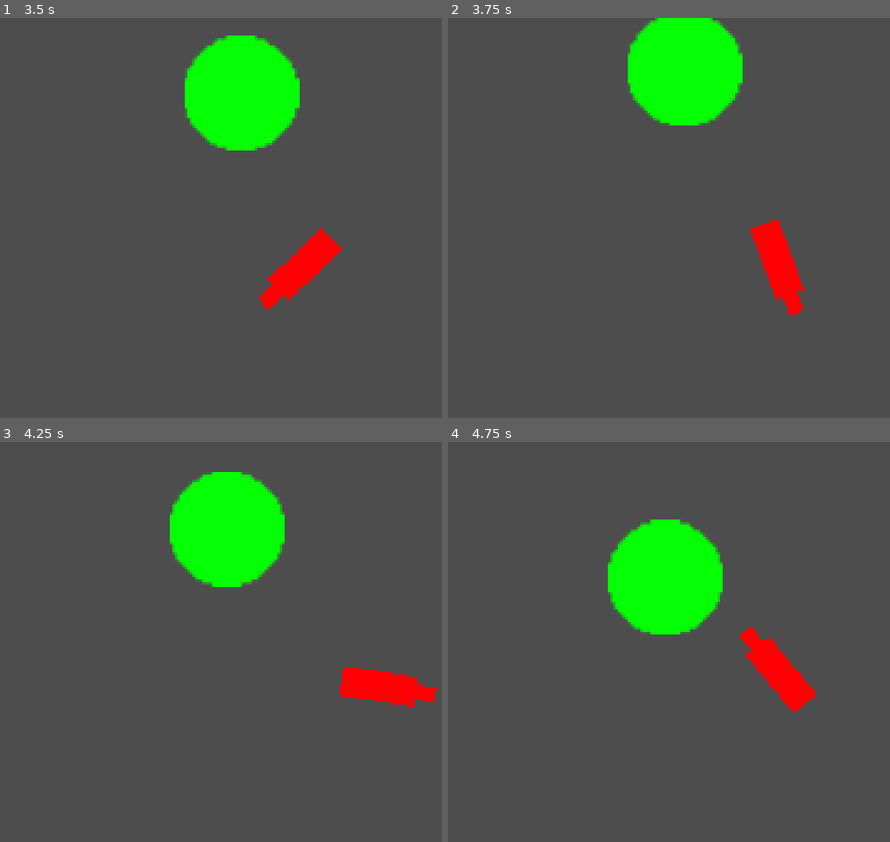
Above: before the commit, frames 1-4 (two rows, left to right).
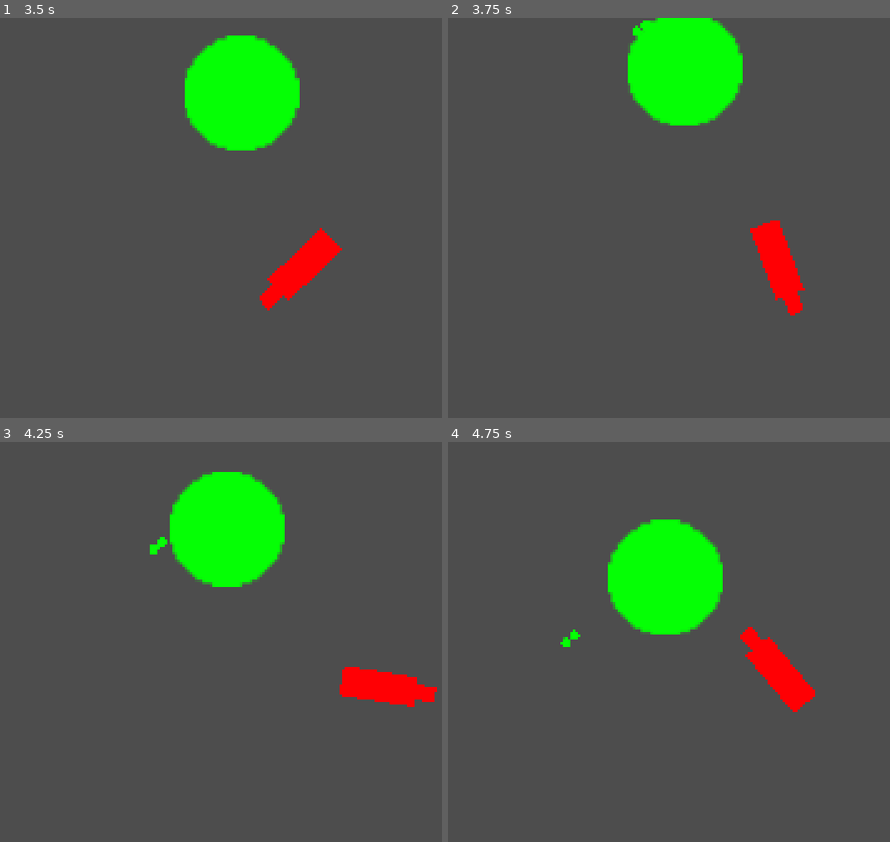
Above: after the commit, the same moments.

Repository: bryan-barreto/clonq-microjam-2k26
Game: Godot game, scene res://scenes/main.tscn
The game is run twice, just before and just after one commit, with the same random seed, the same clock (stepped at 60 frames per second) and the same inputs. This scene is started directly instead of the project's main scene.
Inputs (mouse positions are in pixels of both pictures, inside the frame that each line leads up to):
- Up to frame 1 (3.5 s): move the mouse to (433, 198) at 0.52 s; press the mouse at (433, 198) at 0.53 s; move the mouse to (181, 238) at 1.27 s; release the mouse at (181, 238) at 1.28 s; right-click (181, 238) at 1.35 s; move the mouse to (358, 130) at 2.02 s; press the mouse at (358, 130) at 2.03 s; move the mouse to (269, 298) at 2.77 s; release the mouse at (269, 298) at 2.78 s; right-click (269, 298) at 2.85 s
- Up to frame 2 (3.75 s): move the mouse to (outside the picture) at 3.52 s; press the mouse at (outside the picture) at 3.53 s
- Up to frame 3 (4.25 s): no input
- Up to frame 4 (4.75 s): move the mouse to (567, 582) at 4.27 s; release the mouse at (567, 582) at 4.28 s; right-click (567, 582) at 4.35 s

Frame 1 is identical in both runs. In frame 2, less than 0.1% of the frame differs, in the area x 41-46%, y 0-5%; in frame 3, less than 0.1%, in the area x 33-38%, y 23-29%; in frame 4, less than 0.1%.

Commit message:
meteors spawn and die

Diff:
--- /dev/null
+++ b/godot-project/prefab/mini_meteor.tscn
@@ -0,0 +1,81 @@
+[gd_scene format=3 uid="uid://drs0h6web0g25"]
+
+[ext_resource type="Script" uid="uid://dcwqbgu3wdqck" path="res://src/mini_meteor.gd" id="1_0vngn"]
+[ext_resource type="Texture2D" uid="uid://cga0otyo3iry3" path="res://assets/ball.png" id="2_anfu0"]
+
+[sub_resource type="PhysicsMaterial" id="PhysicsMaterial_ixwhy"]
+friction = 0.0
+bounce = 1.0
+
+[sub_resource type="CircleShape2D" id="CircleShape2D_85g3d"]
+radius = 2.0
+
+[sub_resource type="Animation" id="Animation_ixwhy"]
+resource_name = "1st"
+length = 6.0
+step = 1.0
+tracks/0/type = "value"
+tracks/0/imported = false
+tracks/0/enabled = true
+tracks/0/path = NodePath("Sprite2D:modulate")
+tracks/0/interp = 1
+tracks/0/loop_wrap = true
+tracks/0/keys = {
+"times": PackedFloat32Array(0, 5, 6),
+"transitions": PackedFloat32Array(1, 1, 1),
+"update": 0,
+"values": [Color(1, 1, 1, 1), Color(1, 1, 1, 1), Color(1, 1, 1, 0)]
+}
+tracks/1/type = "method"
+tracks/1/imported = false
+tracks/1/enabled = true
+tracks/1/path = NodePath(".")
+tracks/1/interp = 1
+tracks/1/loop_wrap = true
+tracks/1/keys = {
+"times": PackedFloat32Array(6),
+"transitions": PackedFloat32Array(1),
+"values": [{
+"args": [],
+"method": &"queue_free"
+}]
+}
+
+[sub_resource type="Animation" id="Animation_sw1u8"]
+length = 0.001
+tracks/0/type = "value"
+tracks/0/imported = false
+tracks/0/enabled = true
+tracks/0/path = NodePath("Sprite2D:modulate")
+tracks/0/interp = 1
+tracks/0/loop_wrap = true
+tracks/0/keys = {
+"times": PackedFloat32Array(0),
+"transitions": PackedFloat32Array(1),
+"update": 0,
+"values": [Color(1, 1, 1, 1)]
+}
+
+[sub_resource type="AnimationLibrary" id="AnimationLibrary_61vmn"]
+_data = {
+&"1st": SubResource("Animation_ixwhy"),
+&"RESET": SubResource("Animation_sw1u8")
+}
+
+[node name="MiniMeteor" type="RigidBody2D" unique_id=2048903303]
+collision_layer = 8
+collision_mask = 8
+physics_material_override = SubResource("PhysicsMaterial_ixwhy")
+gravity_scale = 0.0
+script = ExtResource("1_0vngn")
+
+[node name="CollisionShape2D" type="CollisionShape2D" parent="." unique_id=1517211406]
+shape = SubResource("CircleShape2D_85g3d")
+
+[node name="Sprite2D" type="Sprite2D" parent="." unique_id=818561467]
+scale = Vector2(0.114285715, 0.114285715)
+texture = ExtResource("2_anfu0")
+
+[node name="AnimationPlayer" type="AnimationPlayer" parent="." unique_id=672717129]
+libraries/ = SubResource("AnimationLibrary_61vmn")
+autoplay = &"1st"
--- a/godot-project/scenes/main.tscn
+++ b/godot-project/scenes/main.tscn
@@ -28,6 +28,7 @@
 damage_taken_per_hit = 5
 mini_spawn_interval = 2
 mini_spawn_amount = 2
+mini_spread_range = 50
 
 [node name="Control" type="Control" parent="." unique_id=1986766474]
 layout_mode = 3
@@ -62,6 +63,7 @@
 theme_override_constants/separation = 23
 
 [node name="Win" type="Button" parent="Control/CenterContainer/Container/Container" unique_id=362210257]
+visible = false
 custom_minimum_size = Vector2(50, 0)
 layout_mode = 2
 disabled = true
@@ -87,6 +89,8 @@
 
 [node name="Floor" type="StaticBody2D" parent="." unique_id=1649123140]
 position = Vector2(0, 160)
+collision_layer = 9
+collision_mask = 9
 script = ExtResource("6_o6xl0")
 
 [node name="CollisionShape2D" type="CollisionShape2D" parent="Floor" unique_id=1346776357]
--- a/godot-project/src/main.gd
+++ b/godot-project/src/main.gd
@@ -10,17 +10,22 @@
 @export var damage_taken_per_hit = 0
 @export var mini_spawn_interval = 0
 @export var mini_spawn_amount = 0
+@export var mini_spread_range = 0
 
 var meteor_fab = preload("res://prefab/ball.tscn")
+var mini_fab = preload("res://prefab/mini_meteor.tscn")
 var origin_meteor_pos = Vector2(20, 135)
+var num_of_meteors = 0
 
 @onready var meteor_node = get_node("Meteors")
+@onready var mini_node = get_node("MiniMeteors")
 @onready var drill = get_node("Drill")
 
 func _enter_tree():
 	%Difficulty.text = "Difficulty: %d" % difficulty
 
 func _ready():
+	num_of_meteors += 1
 	var first_meteor = meteor_fab.instantiate()
 	first_meteor.global_position = origin_meteor_pos
 	first_meteor.health = meteor_health
@@ -32,8 +37,13 @@
 	meteor_node.add_child(first_meteor)
 
 	first_meteor.spawn_meteors.connect(_on_spawn_meteors)
+	first_meteor.spawn_minis.connect(_spawn_minis)
 
-func _on_win_pressed():
+func _process(delta):
+	if (num_of_meteors <= 0):
+		_on_win()
+
+func _on_win():
 	get_tree().change_scene_to_file("res://scenes/win.tscn")
 
 func _on_lose_pressed():
@@ -42,7 +52,13 @@
 func set_difficulty(request_diff: float):
 	self.difficulty = clampf(request_diff, min_difficulty, max_difficulty)
 
-func _on_spawn_meteors(meteor, level):
+func _on_spawn_meteors(meteor):
+	num_of_meteors -= 1
+	if (meteor.level >= meteor_level_cap):
+		meteor.visible = false
+		meteor.disable_mode = PROCESS_MODE_DISABLED
+		meteor.queue_free()
+		return
 	var new_list = []
 	for x in range(split_amount):
 		var new_meteor = meteor_fab.instantiate()
@@ -54,11 +70,29 @@
 		new_meteor.speed = meteor_speed
 		new_meteor.mini_spawn_amount = mini_spawn_amount
 		new_meteor.mini_spawn_interval = mini_spawn_interval
-		new_meteor.scale = meteor.scale * 0.5
+		new_meteor.level = meteor.level + 1
 		new_list.append(new_meteor)
 	meteor.visible = false
 	meteor.disable_mode = PROCESS_MODE_DISABLED
 	meteor.queue_free()
 	for x in range(new_list.size()):
+		num_of_meteors += 1
 		meteor_node.add_child(new_list[x])
 		new_list[x].spawn_meteors.connect(_on_spawn_meteors)
+		new_list[x].spawn_minis.connect(_spawn_minis)
+
+func _spawn_minis(meteor):
+	const DIST_APART = 8
+	var mini_count = 0
+	var drill_meteor_angle = drill.global_position.angle_to_point(meteor.global_position)
+	var mini_spawn_lower_angle = drill_meteor_angle - (mini_spread_range/2)
+	var mini_spawn_upper_angle = drill_meteor_angle + (mini_spread_range/2)
+	for x in range(mini_spawn_lower_angle,mini_spawn_upper_angle, mini_spread_range/mini_spawn_amount):
+		var new_mini = mini_fab.instantiate()
+		var dist_apart = (mini_count - mini_spawn_amount/2) * DIST_APART
+		new_mini.global_position = Vector2(meteor.global_position.x + dist_apart, meteor.global_position.y)
+		#new_mini.linear_velocity = (meteor.global_position - drill.global_position).normalized()
+		new_mini.linear_velocity = Vector2.RIGHT.rotated(x)
+		new_mini.speed = meteor_speed * 2
+		mini_count+=1
+		mini_node.add_child(new_mini)
--- a/godot-project/src/meteor.gd
+++ b/godot-project/src/meteor.gd
@@ -10,7 +10,10 @@
 var level = 0
 var level_cap = 3
 
-signal spawn_meteors(location, level)
+signal spawn_meteors(split_meteor)
+signal spawn_minis(meteor)
+
+@onready var drill = get_node("../../Drill")
 
 # Called when the node enters the scene tree for the first time.
 func _ready():
@@ -18,7 +21,7 @@
 
 func _process(delta):
 	if (linear_velocity == Vector2(0,0)):
-		var drill_pos = get_node("../../Drill").global_position
+		var drill_pos = drill.global_position
 		print((self.global_position - drill_pos).normalized())
 		linear_velocity = (self.global_position - drill_pos).normalized()
 
@@ -30,7 +33,7 @@
 		print(health)
 
 	if (health <= mini_spawn_next):
-		print("Spawn Mini")
+		spawn_minis.emit(self)
 		mini_spawn_next -= mini_spawn_interval
 
 	if (health <= 0):
@@ -45,4 +48,4 @@
 		drilling = false
 
 func split():
-	spawn_meteors.emit(self, level)
+	spawn_meteors.emit(self)
--- /dev/null
+++ b/godot-project/src/mini_meteor.gd
@@ -0,0 +1,26 @@
+extends RigidBody2D
+
+@onready var drill = get_node("../../Drill")
+
+var speed = 0
+
+var previous_vel
+
+# Called when the node enters the scene tree for the first time.
+func _ready():
+	pass # Replace with function body.
+
+# Called every frame. 'delta' is the elapsed time since the previous frame.
+func _process(delta):
+	if (linear_velocity == Vector2(0,0)):
+		print((self.global_position - drill.global_position).normalized())
+		linear_velocity = (self.global_position - drill.global_position).normalized()
+	#if (linear_velocity.x == 0):
+		#var new_dir = (self.global_position - drill.global_position).normalized()
+		#linear_velocity.x = new_dir.x
+	#if (linear_velocity.y == 0):
+		#var new_dir = (self.global_position - drill.global_position).normalized()
+		#linear_velocity.y = new_dir.y
+	#previous_vel = linear_velocity
+	if (linear_velocity.length() != speed):
+		linear_velocity = linear_velocity.normalized() * speed
Not shown, added: godot-project/src/mini_meteor.gd.uid
